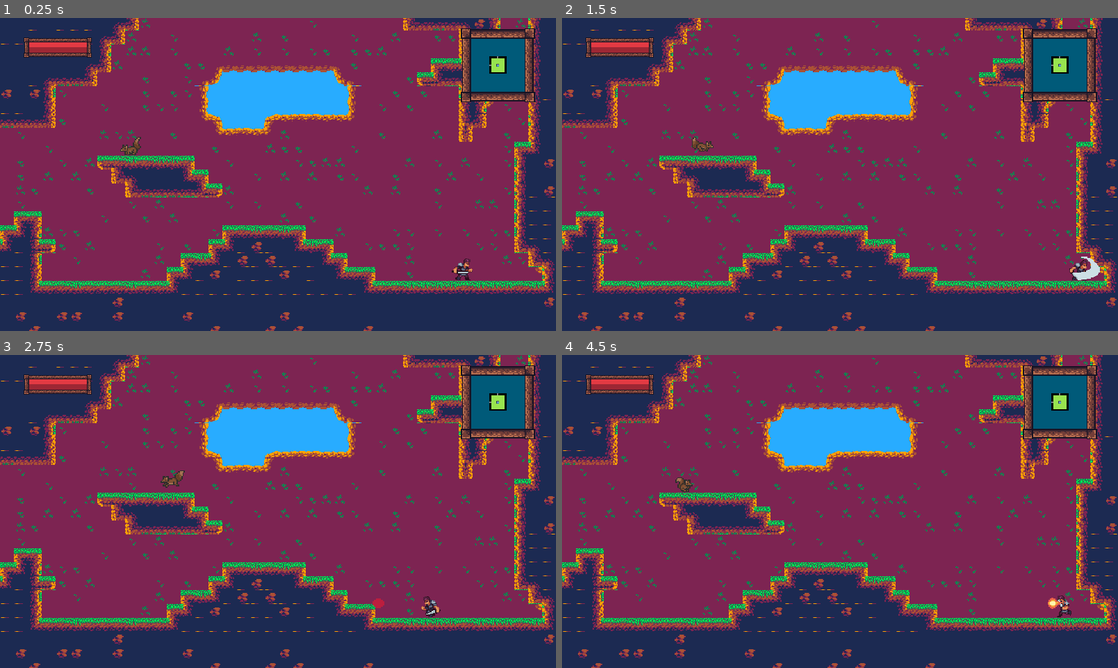
Above: before the commit, frames 1-4 (two rows, left to right).
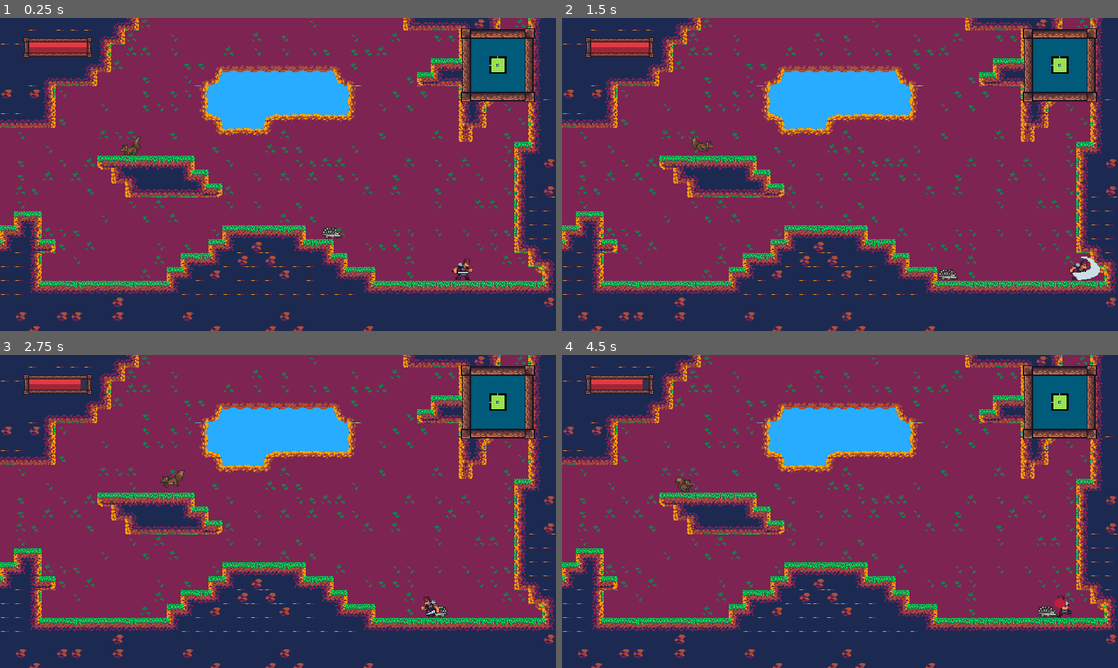
Above: after the commit, the same moments.

Repository: PanWitos/projekt-zespolowy
Game: Godot game, scene res://GameControl.tscn
Same seed, same stepped clock (60 frames per second), same inputs: the game is played once before the commit and once after it. The engine's default icon, where the game draws it, is replaced by a stand-in: a white triangle on a blue panel in a dark square.
Inputs (mouse positions are in pixels of both pictures, inside the frame that each line leads up to):
- Up to frame 1 (0.25 s): no input
- Up to frame 2 (1.5 s): move the mouse to (962, 158) at 0.52 s; hold Right (ui_right) from 0.53 s (still down); tap V (Cast) at 0.6 s; tap Up (ui_up) at 0.77 s; move the mouse to (728, 190) at 1.27 s; tap X (Attack) at 1.35 s
- Up to frame 3 (2.75 s): tap Up (ui_up) at 1.52 s; tap V (Cast) at 1.55, 2.1 s; move the mouse to (333, 442) at 2.02 s; release Right (ui_right) at 2.03 s; hold Left (ui_left) from 2.03 s (still down)
- Up to frame 4 (4.5 s): move the mouse to (812, 574) at 2.77 s; release Left (ui_left) at 2.78 s; hold Right (ui_right) 2.78-4.28 s; tap Z (Dash) at 2.85 s; tap Up (ui_up) at 3.02, 3.77 s; tap V (Cast) at 3.05, 3.8, 4.35 s; move the mouse to (1006, 558) at 3.52 s; tap C (Dive) at 3.6 s; move the mouse to (673, 464) at 4.27 s; hold Left (ui_left) from 4.28 s (still down)

The runs differ from the first frame. In frame 1, 0.1% of the frame differs, in the area x 58-62%, y 66-71%; in frame 2, 0.1%; in frame 3, 0.1%; in frame 4, 0.2%, in the area x 14-91%, y 7-84%.

Commit message:
add hedgehog

Diff:
--- /dev/null
+++ b/VFX/HedgehogDeathEffect.tscn
@@ -0,0 +1,34 @@
+[gd_scene load_steps=8 format=2]
+
+[ext_resource path="res://opponents/sprites/grassland/Hedgehog  - basic.png" type="Texture" id=1]
+[ext_resource path="res://VFX/Effect.gd" type="Script" id=2]
+
+[sub_resource type="AtlasTexture" id=1]
+atlas = ExtResource( 1 )
+region = Rect2( 0, 96, 32, 32 )
+
+[sub_resource type="AtlasTexture" id=2]
+atlas = ExtResource( 1 )
+region = Rect2( 32, 96, 32, 32 )
+
+[sub_resource type="AtlasTexture" id=3]
+atlas = ExtResource( 1 )
+region = Rect2( 64, 96, 32, 32 )
+
+[sub_resource type="AtlasTexture" id=4]
+atlas = ExtResource( 1 )
+region = Rect2( 96, 96, 32, 32 )
+
+[sub_resource type="SpriteFrames" id=5]
+animations = [ {
+"frames": [ SubResource( 1 ), SubResource( 2 ), SubResource( 3 ), SubResource( 4 ) ],
+"loop": true,
+"name": "Animate",
+"speed": 5.0
+} ]
+
+[node name="HedgehogDeathEffect" type="AnimatedSprite"]
+scale = Vector2( 4, 4 )
+frames = SubResource( 5 )
+animation = "Animate"
+script = ExtResource( 2 )
--- a/World/1/1_01.tscn
+++ b/World/1/1_01.tscn
@@ -7,6 +7,7 @@
 [ext_resource path="res://assets/locations/TileMapForeground.tscn" type="PackedScene" id=5]
 [ext_resource path="res://assets/locations/TileMapBackground.tscn" type="PackedScene" id=6]
 [ext_resource path="res://opponents/squirrel/squirrel.tscn" type="PackedScene" id=7]
+[ext_resource path="res://opponents/hedgehog/Hedgehog.tscn" type="PackedScene" id=8]
 
 [sub_resource type="RectangleShape2D" id=1]
 extents = Vector2( 20, 304 )
@@ -48,4 +49,7 @@
 [node name="squirrel" parent="." instance=ExtResource( 7 )]
 position = Vector2( 824, 600 )
 
+[node name="Hedgehog" parent="." instance=ExtResource( 8 )]
+position = Vector2( 1477, 888 )
+
 [editable path="Exit1"]
--- /dev/null
+++ b/opponents/hedgehog/Hedgehog.gd
@@ -0,0 +1,111 @@
+extends KinematicBody2D
+const DeathEffect = preload("res://VFX/HedgehogDeathEffect.tscn")
+const GRAVITY = 1300
+const MAX_SPEED_V = 1600
+const MAX_SPEED_X = 150
+var velocity_v = 0
+var acceleration_v = 0
+var velocity = Vector2.ZERO
+var knockback = Vector2.ZERO
+var is_moving_left = true
+onready var stats = $Stats
+onready var wanderController = $WanderController
+onready var playerDetectionZone = $PlayerDetectionZone
+onready var sprite = $AnimatedSprite
+onready var floorRayCast = $RayCastFloor
+onready var infrontRayCast = $RayCastInfront
+
+enum {
+	CHASE
+	WANDER
+}
+
+var state = WANDER
+
+func numberMoveToward(from, to, delta):
+
+	delta = abs(delta)
+
+	if from == to:
+		return to
+
+	if from < to:
+		if from + delta < to:
+			return from + delta
+		else:
+			return to
+	elif from > to:
+		if from - delta > to:
+			return from - delta
+		else:
+			return to
+
+func _physics_process(delta):
+
+	match state:
+		WANDER:
+			knockback = knockback.move_toward(Vector2.ZERO, 200 * delta)
+			knockback = move_and_slide(knockback)
+
+			acceleration_v = numberMoveToward(acceleration_v, MAX_SPEED_V, GRAVITY*delta)
+			velocity_v = numberMoveToward(velocity_v, MAX_SPEED_V, acceleration_v)
+			velocity.y=velocity_v
+			velocity.x= -MAX_SPEED_X if is_moving_left else MAX_SPEED_X
+			move_and_slide(velocity, Vector2.UP)
+
+			detect_turn_around()
+
+			seek_player()
+
+		CHASE:
+			var player = playerDetectionZone.player
+			if player != null:
+				if player.global_position.x < global_position.x:
+					velocity.x= -MAX_SPEED_X
+					is_moving_left = true
+					infrontRayCast.cast_to.y = 50
+					floorRayCast.position.x = -43
+
+				else:
+					velocity.x= MAX_SPEED_X
+					is_moving_left = false
+					infrontRayCast.cast_to.y = -50
+					floorRayCast.position.x = 43
+
+			else:
+				state = WANDER
+
+			sprite.flip_h = !is_moving_left
+			move_and_slide(velocity, Vector2.UP)
+
+
+func seek_player():
+	if playerDetectionZone.can_see_player():
+		state = CHASE
+
+func create_death_effect():
+	var deathEffect = DeathEffect.instance()
+	var world = get_tree().current_scene
+	world.add_child(deathEffect)
+	deathEffect.global_position = global_position
+
+func _on_hurtbox_area_entered(area):
+	stats.health -= area.damage
+	knockback = area.knockbackVector * 120
+
+func _on_Stats_no_health():
+	create_death_effect()
+	queue_free()
+
+func detect_turn_around():
+	if ($RayCastInfront.is_colliding() and is_on_floor()):
+		is_moving_left = !is_moving_left
+		sprite.flip_h = !is_moving_left
+		infrontRayCast.cast_to.y = -infrontRayCast.cast_to.y
+		floorRayCast.position.x = -floorRayCast.position.x
+		print("sonic obrot")
+
+
+func pick_random_state(state_list):
+	state_list.shuffle()
+	return state_list.pop_front()
--- /dev/null
+++ b/opponents/hedgehog/Hedgehog.tscn
@@ -0,0 +1,148 @@
+[gd_scene load_steps=25 format=2]
+
+[ext_resource path="res://opponents/hedgehog/Hedgehog.gd" type="Script" id=1]
+[ext_resource path="res://opponents/sprites/grassland/Hedgehog  - basic.png" type="Texture" id=2]
+[ext_resource path="res://Hitboxes_and_Hurtboxes/hurtbox.tscn" type="PackedScene" id=3]
+[ext_resource path="res://Hitboxes_and_Hurtboxes/hitbox.tscn" type="PackedScene" id=4]
+[ext_resource path="res://opponents/Stats.tscn" type="PackedScene" id=5]
+[ext_resource path="res://opponents/squirrel/WanderController.tscn" type="PackedScene" id=6]
+[ext_resource path="res://opponents/hedgehog/PlayerDetectionZone.tscn" type="PackedScene" id=7]
+
+[sub_resource type="AtlasTexture" id=6]
+atlas = ExtResource( 2 )
+region = Rect2( 0, 96, 32, 32 )
+
+[sub_resource type="AtlasTexture" id=7]
+atlas = ExtResource( 2 )
+region = Rect2( 32, 96, 32, 32 )
+
+[sub_resource type="AtlasTexture" id=8]
+atlas = ExtResource( 2 )
+region = Rect2( 64, 96, 32, 32 )
+
+[sub_resource type="AtlasTexture" id=9]
+atlas = ExtResource( 2 )
+region = Rect2( 96, 96, 32, 32 )
+
+[sub_resource type="AtlasTexture" id=1]
+atlas = ExtResource( 2 )
+region = Rect2( 0, 32, 32, 32 )
+
+[sub_resource type="AtlasTexture" id=2]
+atlas = ExtResource( 2 )
+region = Rect2( 32, 32, 32, 32 )
+
+[sub_resource type="AtlasTexture" id=3]
+atlas = ExtResource( 2 )
+region = Rect2( 64, 32, 32, 32 )
+
+[sub_resource type="AtlasTexture" id=4]
+atlas = ExtResource( 2 )
+region = Rect2( 96, 32, 32, 32 )
+
+[sub_resource type="AtlasTexture" id=10]
+atlas = ExtResource( 2 )
+region = Rect2( 0, 0, 32, 32 )
+
+[sub_resource type="AtlasTexture" id=11]
+atlas = ExtResource( 2 )
+region = Rect2( 32, 0, 32, 32 )
+
+[sub_resource type="AtlasTexture" id=12]
+atlas = ExtResource( 2 )
+region = Rect2( 64, 0, 32, 32 )
+
+[sub_resource type="AtlasTexture" id=13]
+atlas = ExtResource( 2 )
+region = Rect2( 96, 0, 32, 32 )
+
+[sub_resource type="SpriteFrames" id=5]
+animations = [ {
+"frames": [ SubResource( 6 ), SubResource( 7 ), SubResource( 8 ), SubResource( 9 ) ],
+"loop": true,
+"name": "Death",
+"speed": 5.0
+}, {
+"frames": [ SubResource( 1 ), SubResource( 2 ), SubResource( 3 ), SubResource( 4 ) ],
+"loop": true,
+"name": "Walk",
+"speed": 5.0
+}, {
+"frames": [ SubResource( 10 ), SubResource( 11 ), SubResource( 12 ), SubResource( 13 ) ],
+"loop": true,
+"name": "New Anim",
+"speed": 5.0
+} ]
+
+[sub_resource type="RectangleShape2D" id=14]
+extents = Vector2( 34, 20 )
+
+[sub_resource type="RectangleShape2D" id=15]
+extents = Vector2( 34, 20 )
+
+[sub_resource type="RectangleShape2D" id=16]
+extents = Vector2( 34, 20 )
+
+[sub_resource type="RectangleShape2D" id=17]
+extents = Vector2( 211, 62.5 )
+
+[node name="Hedgehog" type="KinematicBody2D"]
+collision_layer = 0
+script = ExtResource( 1 )
+
+[node name="AnimatedSprite" type="AnimatedSprite" parent="."]
+scale = Vector2( -4, 4 )
+frames = SubResource( 5 )
+animation = "Walk"
+frame = 1
+playing = true
+
+[node name="CollisionShape2D" type="CollisionShape2D" parent="."]
+position = Vector2( 2, 44 )
+shape = SubResource( 14 )
+
+[node name="hitbox" parent="." instance=ExtResource( 4 )]
+collision_layer = 0
+collision_mask = 4
+
+[node name="CollisionShape2D" parent="hitbox" index="0"]
+position = Vector2( 2, 44 )
+shape = SubResource( 15 )
+
+[node name="hurtbox" parent="." instance=ExtResource( 3 )]
+collision_layer = 8
+collision_mask = 0
+
+[node name="CollisionShape2D" parent="hurtbox" index="0"]
+position = Vector2( 2, 44 )
+shape = SubResource( 16 )
+
+[node name="Stats" parent="." instance=ExtResource( 5 )]
+max_health = 30
+
+[node name="WanderController" parent="." instance=ExtResource( 6 )]
+
+[node name="PlayerDetectionZone" parent="." instance=ExtResource( 7 )]
+collision_mask = 2
+
+[node name="CollisionShape2D" parent="PlayerDetectionZone" index="0"]
+modulate = Color( 0.301961, 0, 0.698039, 0.560784 )
+position = Vector2( 2, 44 )
+shape = SubResource( 17 )
+
+[node name="RayCastInfront" type="RayCast2D" parent="."]
+position = Vector2( 2, 44 )
+rotation = 1.5708
+scale = Vector2( 1, 1.5 )
+enabled = true
+
+[node name="RayCastFloor" type="RayCast2D" parent="."]
+position = Vector2( -43, 32 )
+enabled = true
+
+[connection signal="area_entered" from="hurtbox" to="." method="_on_hurtbox_area_entered"]
+[connection signal="no_health" from="Stats" to="." method="_on_Stats_no_health"]
+
+[editable path="hitbox"]
+[editable path="hurtbox"]
+[editable path="PlayerDetectionZone"]
--- /dev/null
+++ b/opponents/hedgehog/PlayerDetectionZone.gd
@@ -0,0 +1,13 @@
+extends Area2D
+
+var player = null
+
+func can_see_player():
+	return player != null
+
+func _on_PlayerDetectionZone_body_entered(body):
+	player = body
+
+
+func _on_PlayerDetectionZone_body_exited(body):
+	player = null
--- /dev/null
+++ b/opponents/hedgehog/PlayerDetectionZone.tscn
@@ -0,0 +1,12 @@
+[gd_scene load_steps=2 format=2]
+
+[ext_resource path="res://opponents/hedgehog/PlayerDetectionZone.gd" type="Script" id=1]
+
+[node name="PlayerDetectionZone" type="Area2D"]
+collision_layer = 0
+script = ExtResource( 1 )
+
+[node name="CollisionShape2D" type="CollisionShape2D" parent="."]
+
+[connection signal="body_entered" from="." to="." method="_on_PlayerDetectionZone_body_entered"]
+[connection signal="body_exited" from="." to="." method="_on_PlayerDetectionZone_body_exited"]
--- a/opponents/squirrel/squirrel.tscn
+++ b/opponents/squirrel/squirrel.tscn
@@ -121,6 +121,7 @@
 [sub_resource type="Animation" id=11]
 resource_name = "GotHit"
 length = 0.4
+loop = true
 tracks/0/type = "value"
 tracks/0/path = NodePath("Sprite:frame")
 tracks/0/interp = 1
@@ -175,18 +176,6 @@
 "transitions": PoolRealArray( 1 ),
 "update": 0,
 "values": [ 0 ]
-}
-tracks/1/type = "value"
-tracks/1/path = NodePath("Sprite:flip_h")
-tracks/1/interp = 1
-tracks/1/loop_wrap = true
-tracks/1/imported = false
-tracks/1/enabled = true
-tracks/1/keys = {
-"times": PoolRealArray( 0 ),
-"transitions": PoolRealArray( 1 ),
-"update": 0,
-"values": [ false ]
 }
 
 [sub_resource type="Animation" id=7]
Not shown: 1 places in World/1/1_01.tscn that only renumber resources
Not shown: 1 places in opponents/squirrel/squirrel.tscn that only renumber resources
